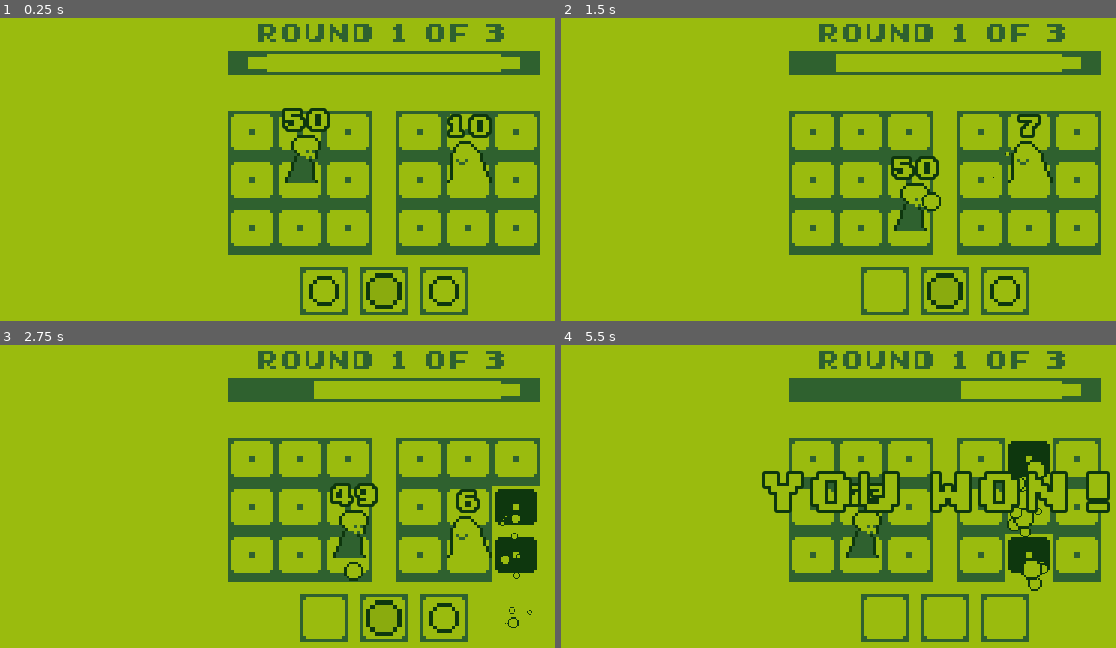
Above: before the commit, frames 1-4 (two rows, left to right).
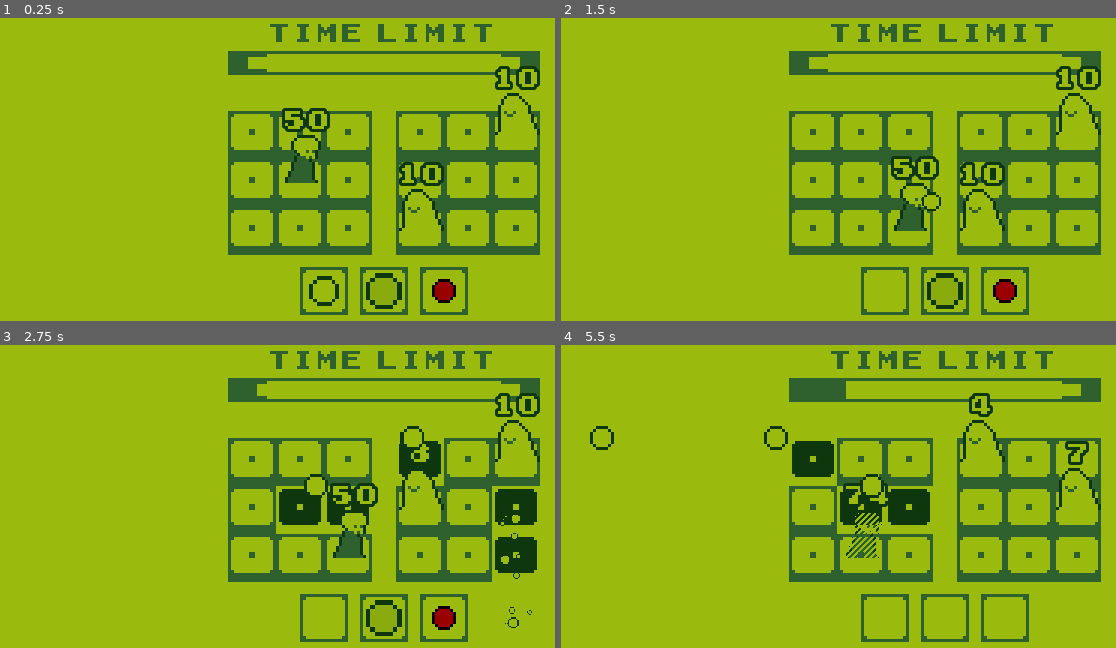
Above: after the commit, the same moments.

Repository: myshmeh/skullmanQuitsAJob
Game: Godot game, scene res://scenes/BattleField.tscn
Same seed, same stepped clock (60 frames per second), same inputs: the game is played once before the commit and once after it.
Inputs:
- Up to frame 1 (0.25 s): no input
- Up to frame 2 (1.5 s): tap Enter (ui_accept) at 0.5, 0.6, 0.77, 1.07 s; hold Right (ui_right) 0.53-1.28 s; hold Down (ui_down) from 1.28 s (still down); tap Z (use_item) at 1.35 s
- Up to frame 3 (2.75 s): tap Enter (ui_accept) at 1.52, 1.55, 1.82, 2.1 s; release Down (ui_down) at 2.03 s; hold Right (ui_right) from 2.03 s (still down)
- Up to frame 4 (5.5 s): release Right (ui_right) at 2.78 s; hold Up (ui_up) 2.78-3.53 s; tap Z (use_item) at 2.85, 4.35 s; tap Enter (ui_accept) at 3.02, 3.05, 3.32, 3.6, 3.77, 4.07, 4.52, 4.55, 4.82, 5.1 s; hold Left (ui_left) 3.53-5.03 s; hold Down (ui_down) from 5.03 s (still down)

The runs differ from the first frame. In frame 1, 3.7% of the frame differs, in the area x 46-98%, y 1-96%; in frame 2, 3.8%; in frame 3, 7.1%; in frame 4, 12%, in the area x 5-99%, y 1-82%.

Commit message:
created reload scene

Diff:
--- a/scenes/BattleField.tscn
+++ b/scenes/BattleField.tscn
@@ -18,7 +18,7 @@
 
 [node name="TimeBar" parent="." instance=ExtResource( 2 )]
 position = Vector2( 128, 40 )
-elapsed_time_max = 10.0
+elapsed_time_max = 30.0
 
 [node name="ItemBoxes" type="Node2D" parent="."]
 position = Vector2( 128, 116 )
@@ -43,4 +43,11 @@
 [node name="EnemyWrapper" type="Node2D" parent="."]
 
 [node name="Slime" parent="EnemyWrapper" instance=ExtResource( 6 )]
-position = Vector2( 156, 80 )
+position = Vector2( 172, 64 )
+start_pure_position_x = 2
+start_pure_position_y = 0
+
+[node name="Slime2" parent="EnemyWrapper" instance=ExtResource( 6 )]
+position = Vector2( 140, 96 )
+start_pure_position_x = 0
+start_pure_position_y = 2
--- /dev/null
+++ b/scenes/BombInReloadScene.tscn
@@ -0,0 +1,13 @@
+[gd_scene load_steps=2 format=2]
+
+[ext_resource path="res://images/environmentals/explosion_bit1.png" type="Texture" id=1]
+
+[node name="Bomb" type="TextureRect"]
+margin_left = -4.0
+margin_top = -4.0
+margin_right = 4.0
+margin_bottom = 4.0
+texture = ExtResource( 1 )
+__meta__ = {
+"_edit_use_anchors_": false
+}
--- a/scenes/CollidableExplosion.tscn
+++ b/scenes/CollidableExplosion.tscn
@@ -3,16 +3,19 @@
 [ext_resource path="res://scripts/CollidableExplosion.gd" type="Script" id=1]
 [ext_resource path="res://scenes/Explosion.tscn" type="PackedScene" id=2]
 
-[sub_resource type="GDScript" id=2]
+[sub_resource type="GDScript" id=1]
 script/source = "extends \"res://scripts/Damagable.gd\"
 
 onready var collision_shape_2d = $CollisionShape2D
+
+func _ready():
+	power = Global.BOMB_DAMAGE_VALUE
 
 func do_after_damaged():
 	collision_shape_2d.set_deferred(\"disabled\", true)
 "
 
-[sub_resource type="RectangleShape2D" id=1]
+[sub_resource type="RectangleShape2D" id=2]
 extents = Vector2( 7, 7 )
 
 [node name="CollidableExplosion" instance=ExtResource( 2 )]
@@ -25,8 +28,8 @@
 [node name="RigidBody2D" type="RigidBody2D" parent="." index="1"]
 collision_mask = 6
 mode = 3
-script = SubResource( 2 )
+script = SubResource( 1 )
 power = 5
 
 [node name="CollisionShape2D" type="CollisionShape2D" parent="RigidBody2D" index="0"]
-shape = SubResource( 1 )
+shape = SubResource( 2 )
--- /dev/null
+++ b/scenes/InvincibleSuit.tscn
@@ -0,0 +1,17 @@
+[gd_scene load_steps=4 format=2]
+
+[ext_resource path="res://scenes/Item.tscn" type="PackedScene" id=1]
+[ext_resource path="res://images/environmentals/explosion_bit1.png" type="Texture" id=2]
+[ext_resource path="res://scripts/InvincibleSuit.gd" type="Script" id=3]
+
+[node name="InvincibleSuit" instance=ExtResource( 1 )]
+script = ExtResource( 3 )
+
+[node name="Sprite" type="Sprite" parent="ItemInUI" index="0"]
+modulate = Color( 1, 0, 0, 1 )
+texture = ExtResource( 2 )
+
+[node name="Timer" type="Timer" parent="ItemInBattleField" index="0"]
+wait_time = 5.0
+one_shot = true
+[connection signal="timeout" from="ItemInBattleField/Timer" to="." method="_on_Timer_timeout"]
--- /dev/null
+++ b/scenes/InvincibleSuitInReloadScene.tscn
@@ -0,0 +1,13 @@
+[gd_scene load_steps=2 format=2]
+
+[ext_resource path="res://images/environmentals/explosion_bit1.png" type="Texture" id=1]
+
+[node name="Invincible Suit" type="TextureRect"]
+margin_left = -4.0
+margin_top = -4.0
+margin_right = 4.0
+margin_bottom = 4.0
+texture = ExtResource( 1 )
+__meta__ = {
+"_edit_use_anchors_": false
+}
--- a/scenes/Player.tscn
+++ b/scenes/Player.tscn
@@ -1,14 +1,15 @@
-[gd_scene load_steps=7 format=2]
+[gd_scene load_steps=8 format=2]
 
 [ext_resource path="res://images/player/player.png" type="Texture" id=1]
 [ext_resource path="res://scripts/Player.gd" type="Script" id=2]
 [ext_resource path="res://scenes/Gun.tscn" type="PackedScene" id=3]
 [ext_resource path="res://Early GameBoy.ttf" type="DynamicFontData" id=4]
+[ext_resource path="res://shaders/materials/Player.tres" type="Material" id=5]
 
-[sub_resource type="RectangleShape2D" id=1]
+[sub_resource type="RectangleShape2D" id=3]
 extents = Vector2( 8, 8 )
 
-[sub_resource type="DynamicFont" id=2]
+[sub_resource type="DynamicFont" id=4]
 size = 8
 outline_size = 1
 font_data = ExtResource( 4 )
@@ -18,6 +19,7 @@
 script = ExtResource( 2 )
 
 [node name="Sprite" type="Sprite" parent="."]
+material = ExtResource( 5 )
 position = Vector2( 2, -8 )
 texture = ExtResource( 1 )
 
--- /dev/null
+++ b/scenes/Pointer.tscn
@@ -0,0 +1,21 @@
+[gd_scene load_steps=3 format=2]
+
+[ext_resource path="res://scripts/Pointer.gd" type="Script" id=1]
+[ext_resource path="res://images/user_interfaces/pointer.png" type="Texture" id=2]
+
+[node name="Pointer" type="Control"]
+script = ExtResource( 1 )
+__meta__ = {
+"_edit_use_anchors_": false
+}
+
+[node name="TextureRect" type="TextureRect" parent="."]
+margin_left = -12.0
+margin_top = -12.0
+margin_right = 12.0
+margin_bottom = 12.0
+texture = ExtResource( 2 )
+expand = true
+__meta__ = {
+"_edit_use_anchors_": false
+}
--- /dev/null
+++ b/scenes/PotionInReloadScene.tscn
@@ -0,0 +1,13 @@
+[gd_scene load_steps=2 format=2]
+
+[ext_resource path="res://images/environmentals/explosion_bit1.png" type="Texture" id=1]
+
+[node name="Potion" type="TextureRect"]
+margin_left = -4.0
+margin_top = -4.0
+margin_right = 4.0
+margin_bottom = 4.0
+texture = ExtResource( 1 )
+__meta__ = {
+"_edit_use_anchors_": true
+}
--- /dev/null
+++ b/scenes/ReloadPhaseManager.tscn
@@ -0,0 +1,207 @@
+[gd_scene load_steps=13 format=2]
+
+[ext_resource path="res://scripts/ReloadPhaseManager.gd" type="Script" id=1]
+[ext_resource path="res://scenes/PotionInReloadScene.tscn" type="PackedScene" id=2]
+[ext_resource path="res://images/user_interfaces/item_box.png" type="Texture" id=3]
+[ext_resource path="res://Early GameBoy.ttf" type="DynamicFontData" id=4]
+[ext_resource path="res://scripts/Selectable.gd" type="Script" id=5]
+[ext_resource path="res://scenes/InvincibleSuitInReloadScene.tscn" type="PackedScene" id=6]
+[ext_resource path="res://scenes/BombInReloadScene.tscn" type="PackedScene" id=7]
+[ext_resource path="res://scenes/Pointer.tscn" type="PackedScene" id=8]
+[ext_resource path="res://scenes/Background.tscn" type="PackedScene" id=9]
+
+[sub_resource type="DynamicFont" id=3]
+size = 8
+font_data = ExtResource( 4 )
+
+[sub_resource type="DynamicFont" id=2]
+size = 6
+font_data = ExtResource( 4 )
+
+[sub_resource type="DynamicFont" id=1]
+size = 8
+font_data = ExtResource( 4 )
+
+[node name="ReloadPhaseManager" type="Node"]
+script = ExtResource( 1 )
+
+[node name="Background" parent="." instance=ExtResource( 9 )]
+
+[node name="UI" type="Control" parent="."]
+anchor_right = 1.0
+anchor_bottom = 1.0
+__meta__ = {
+"_edit_use_anchors_": false
+}
+
+[node name="Guide" type="Control" parent="UI"]
+anchor_top = 0.0666667
+anchor_right = 1.0
+anchor_bottom = 0.213333
+__meta__ = {
+"_edit_use_anchors_": true
+}
+
+[node name="Label" type="Label" parent="UI/Guide"]
+anchor_right = 1.0
+anchor_bottom = 1.0
+custom_fonts/font = SubResource( 3 )
+custom_colors/font_color = Color( 0.188235, 0.384314, 0.188235, 1 )
+text = "select 3 items"
+align = 1
+valign = 1
+__meta__ = {
+"_edit_use_anchors_": false
+}
+
+[node name="ItemContainer" type="HBoxContainer" parent="UI"]
+anchor_left = 0.40625
+anchor_top = 0.746667
+anchor_right = 0.78125
+anchor_bottom = 0.906667
+margin_top = -80.0
+margin_right = -64.0
+margin_bottom = -96.0
+rect_scale = Vector2( 1.5, 1.5 )
+alignment = 1
+__meta__ = {
+"_edit_use_anchors_": false
+}
+
+[node name="Bomb" parent="UI/ItemContainer" instance=ExtResource( 7 )]
+margin_left = 0.0
+margin_top = 0.0
+margin_right = 8.0
+margin_bottom = 8.0
+script = ExtResource( 5 )
+
+[node name="BombAmount" type="Label" parent="UI/ItemContainer/Bomb"]
+anchor_left = 0.166666
+anchor_top = 0.0416667
+anchor_right = 1.16667
+anchor_bottom = 2.66667
+rect_pivot_offset = Vector2( 12, 16 )
+custom_fonts/font = SubResource( 2 )
+custom_colors/font_color = Color( 0.188235, 0.384314, 0.188235, 1 )
+text = "3
+"
+align = 1
+valign = 1
+__meta__ = {
+"_edit_use_anchors_": true
+}
+
+[node name="Potion" parent="UI/ItemContainer" instance=ExtResource( 2 )]
+margin_left = 12.0
+margin_top = 0.0
+margin_right = 20.0
+margin_bottom = 8.0
+script = ExtResource( 5 )
+
+[node name="PotionAmount" type="Label" parent="UI/ItemContainer/Potion"]
+anchor_left = 0.166666
+anchor_top = -7.15256e-07
+anchor_right = 1.16667
+anchor_bottom = 2.625
+rect_pivot_offset = Vector2( 12, 16 )
+custom_fonts/font = SubResource( 2 )
+custom_colors/font_color = Color( 0.188235, 0.384314, 0.188235, 1 )
+text = "3
+"
+align = 1
+valign = 1
+__meta__ = {
+"_edit_use_anchors_": true
+}
+
+[node name="Invincible Suit" parent="UI/ItemContainer" instance=ExtResource( 6 )]
+margin_left = 24.0
+margin_top = 0.0
+margin_right = 32.0
+margin_bottom = 8.0
+script = ExtResource( 5 )
+
+[node name="InvincibleSuitAmount" type="Label" parent="UI/ItemContainer/Invincible Suit"]
+anchor_left = 0.166665
+anchor_top = -7.15256e-07
+anchor_right = 1.16667
+anchor_bottom = 2.625
+rect_pivot_offset = Vector2( 12, 16 )
+custom_fonts/font = SubResource( 2 )
+custom_colors/font_color = Color( 0.188235, 0.384314, 0.188235, 1 )
+text = "3
+"
+align = 1
+valign = 1
+__meta__ = {
+"_edit_use_anchors_": true
+}
+
+[node name="Description" type="Control" parent="UI"]
+anchor_left = 0.203125
+anchor_top = 0.373333
+anchor_right = 0.796875
+anchor_bottom = 0.72
+__meta__ = {
+"_edit_use_anchors_": true
+}
+
+[node name="Label" type="Label" parent="UI/Description"]
+anchor_right = 1.0
+anchor_bottom = 1.0
+margin_top = 2.0
+margin_bottom = 2.0
+custom_fonts/font = SubResource( 1 )
+custom_colors/font_color = Color( 0.188235, 0.384314, 0.188235, 1 )
+text = "bomb:
+blows 3 vertical lines with 5 LP damage."
+autowrap = true
+__meta__ = {
+"_edit_use_anchors_": false
+}
+
+[node name="ItemBoxContainer" type="HBoxContainer" parent="UI"]
+anchor_left = 0.335938
+anchor_top = 0.746667
+anchor_right = 0.773438
+anchor_bottom = 0.96
+margin_right = -56.0
+margin_bottom = -16.0
+rect_scale = Vector2( 1.5, 1.5 )
+__meta__ = {
+"_edit_use_anchors_": true
+}
+
+[node name="ItemBox1" type="TextureRect" parent="UI/ItemBoxContainer"]
+margin_right = 16.0
+margin_bottom = 16.0
+texture = ExtResource( 3 )
+script = ExtResource( 5 )
+__meta__ = {
+"_edit_use_anchors_": false
+}
+type_key = "item_box"
+
+[node name="ItemBox2" type="TextureRect" parent="UI/ItemBoxContainer"]
+margin_left = 20.0
+margin_right = 36.0
+margin_bottom = 16.0
+texture = ExtResource( 3 )
+script = ExtResource( 5 )
+__meta__ = {
+"_edit_use_anchors_": false
+}
+type_key = "item_box"
+
+[node name="ItemBox3" type="TextureRect" parent="UI/ItemBoxContainer"]
+margin_left = 40.0
+margin_right = 56.0
+margin_bottom = 16.0
+texture = ExtResource( 3 )
+script = ExtResource( 5 )
+__meta__ = {
+"_edit_use_anchors_": false
+}
+type_key = "item_box"
+
+[node name="Pointer" parent="." instance=ExtResource( 8 )]
--- /dev/null
+++ b/scenes/Slectable.tscn
@@ -0,0 +1,6 @@
+[gd_scene load_steps=2 format=2]
+
+[ext_resource path="res://scripts/Selectable.gd" type="Script" id=1]
+
+[node name="Slectable" type="Node"]
+script = ExtResource( 1 )
--- a/scenes/TimeBar.tscn
+++ b/scenes/TimeBar.tscn
@@ -32,7 +32,7 @@
 margin_bottom = -4.0
 custom_fonts/font = SubResource( 1 )
 custom_colors/font_color = Color( 0.188235, 0.384314, 0.188235, 1 )
-text = "round 1 of 3"
+text = "time limit"
 align = 1
 valign = 1
 __meta__ = {
--- a/scripts/BattleField.gd
+++ b/scripts/BattleField.gd
@@ -10,6 +10,7 @@
 onready var win_message = preload("res://scenes/WinMessage.tscn")
 onready var potion = preload("res://scenes/Potion.tscn")
 onready var bomb = preload("res://scenes/Bomb.tscn")
+onready var invincible_suit = preload("res://scenes/InvincibleSuit.tscn")
 var won: bool
 var items: Array
 
@@ -25,7 +26,19 @@
 		enemy.position = enemy.amplify_pure_position(enemy.pure_position, enemy.offset_position, Global.TILE_WIDTH)
 		enemy.connect("enemy_dead", self, "on_Enemy_enemy_dead")
 	won = false
-	set_items([bomb, potion, bomb])
+	if Global.get_scene_parameter():
+		var item_nums = Global.get_scene_parameter()
+		var item_scenes = []
+		for num in item_nums:
+			if num == Global.Items.BOMB:
+				item_scenes.push_back(bomb)
+			if num == Global.Items.POTION:
+				item_scenes.push_back(potion)
+			if num == Global.Items.INVINCIBLE_SUIT:
+				item_scenes.push_back(invincible_suit)
+		set_items(item_scenes)
+	else:
+		set_items([bomb, potion, invincible_suit])
 
 func _process(delta):
 	if enemy_wrapper.get_child_count() == 0 && !won:
--- a/scripts/Global.gd
+++ b/scripts/Global.gd
@@ -1,8 +1,46 @@
 extends Node2D
 
-var TILE_WIDTH: int = 16
-var TILE_NUM_X: int = 3
-var TILE_NUM_Y: int = 3
+const TILE_WIDTH: int = 16
+const TILE_NUM_X: int = 3
+const TILE_NUM_Y: int = 3
+const BOMB_DAMAGE_VALUE: int = 5
+const POTION_CURE_VALUE: int = 25
+const INVINCIBLE_SUIT_DURATION: int = 5
+enum Selectables {
+	ITEM_BOX,
+	ITEM
+}
+enum Items {
+	BOMB,
+	POTION,
+	INVINCIBLE_SUIT
+}
+const ItemNameDict: Dictionary = {
+	Items.BOMB: "Bomb",
+	Items.POTION: "Potion",
+	Items.INVINCIBLE_SUIT: "Invincible Suit"
+}
+const ItemNumDict: Dictionary = {
+	"Bomb": Items.BOMB,
+	"Potion": Items.POTION,
+	"Invincible Suit": Items.INVINCIBLE_SUIT
+}
+const ReloadPhaseGuides: Dictionary = {
+	"not_all_selected": "select 3 items",
+	"all_selected": "press a button to start"
+}
+const DESCRIPTIONS: Dictionary = {
+	"Bomb": "bomb:\nblows 3 vertical lines with %s LP damage." % BOMB_DAMAGE_VALUE,
+	"Potion": "potion:\ncures %s LP." % POTION_CURE_VALUE,
+	"Invincible Suit": "invincible suit:\ntakes no damage for %s seconds." % INVINCIBLE_SUIT_DURATION
+}
+var scene_parameter
+
+func set_scene_parameter(value):
+	scene_parameter = value
+
+func get_scene_parameter():
+	return scene_parameter
 
 func instantiate_node(scene, node_position: Vector2) -> Node2D:
 	var main = get_tree().current_scene
--- /dev/null
+++ b/scripts/InvincibleSuit.gd
@@ -0,0 +1,21 @@
+extends "res://scripts/Item.gd"
+
+onready var timer = $ItemInBattleField/Timer
+var player
+
+func _ready():
+	timer.wait_time = Global.INVINCIBLE_SUIT_DURATION
+
+func use(player: Node2D):
+	item_in_ui.visible = false
+	if !player.has_method("enable_invincible_body"):
+		return
+	player.enable_invincible_body()
+	timer.start()
+	self.player = player
+
+func _on_Timer_timeout():
+	queue_free()
+	if !player.has_method("disable_invincible_body"):
+		return
+	player.disable_invincible_body()
--- a/scripts/Player.gd
+++ b/scripts/Player.gd
@@ -1,5 +1,6 @@
 extends Node2D
 
+onready var sprite = $Sprite
 export var start_pure_position_x: int = 1
 export var start_pure_position_y: int = 1
 export var life_max: int = 50
@@ -9,6 +10,7 @@
 var velocity: Vector2
 var pure_position: Vector2
 var offset_position: Vector2
+var invincible: bool
 signal attack_collided(position)
 signal use_item()
 
@@ -18,6 +20,7 @@
 	offset_position = Vector2.ZERO
 	life = life_max
 	life_indicator.text = String(life)
+	invincible = false
 
 func _process(delta):
 	velocity = translate_input_to_velocity()
@@ -59,6 +62,8 @@
 	)
 
 func _on_Player_body_entered(body):
+	if invincible:
+		return
 	emit_signal("attack_collided", position)
 	if !body.has_method("get_power"):
 		printerr(body.name, " does not have a method 'get_power'. consider to extend the Damagable.gd script")
@@ -87,3 +92,11 @@
 
 func die():
 	print("player is dead")
+
+func enable_invincible_body():
+	invincible = true
+	sprite.material.set_shader_param("active", true)
+
+func disable_invincible_body():
+	invincible = false
+	sprite.material.set_shader_param("active", false)
--- /dev/null
+++ b/scripts/Pointer.gd
@@ -0,0 +1,53 @@
+extends Node
+
+var width: int
+var height: int
+export var pointer: int = 0
+export var zoom_interval: float = 0.5
+export var zoom_scale: float = 1.1
+var time: float = 0.0
+var zoomed: bool = false
+
+func _process(delta):
+	time += delta
+	if time > zoom_interval && !zoomed:
+		time = 0.0
+		zoomed = true
+		self.rect_scale = Vector2.ONE * zoom_scale
+	elif time > zoom_interval && zoomed:
+		time = 0.0
+		zoomed = false
+		self.rect_scale = Vector2.ONE
+
+# call this before using any other custom methods here
+func init(width: int, height: int, initial_pointer_val: int):
+	self.width = width
+	self.height = height
+	self.pointer = initial_pointer_val
+
+func move_up():
+	if pointer - width < 0:
+		pointer = width * (height - 1) + pointer % width
+		return
+	pointer -= width
+
+func move_down():
+	if pointer + width > width * height - 1:
+		pointer = pointer % width
+		return
+	pointer += width
+
+func move_left():
+	if pointer % width == 0:
+		pointer += width - 1
+		return
+	pointer -= 1
+
+func move_right():
+	if pointer % width == width - 1:
+		pointer -= width - 1
+		return
+	pointer += 1
+
+func to_vec2() -> Vector2:
+	return Vector2(pointer % width, pointer / width)
--- a/scripts/Potion.gd
+++ b/scripts/Potion.gd
@@ -1,8 +1,8 @@
 extends "res://scripts/Item.gd"
 
-export var value: int = 25
 export var offset_y: float = -8
 onready var potion_fx: Particles2D = $ItemInBattleField/PotionFx
+const value: int = Global.POTION_CURE_VALUE
 var used: bool
 
 func _ready():
--- /dev/null
+++ b/scripts/ReloadPhaseManager.gd
@@ -0,0 +1,118 @@
+extends Node
+
+onready var bomb = preload("res://scenes/BombInReloadScene.tscn")
+onready var potion = preload("res://scenes/PotionInReloadScene.tscn")
+onready var invincible_suit = preload("res://scenes/InvincibleSuitInReloadScene.tscn")
+onready var item_box_container = $UI/ItemBoxContainer
+onready var item_container = $UI/ItemContainer
+onready var pointer = $Pointer
+onready var description_label = $UI/Description/Label
+onready var guide_label = $UI/Guide/Label
+var selectables: Array
+var item_boxes: Array
+var all_selected: bool
+
+func _ready():
+	selectables = [[], []]
+	for item in item_container.get_children():
+		selectables[Global.Selectables.ITEM].push_back(item)
+		item.get_child(0).text = String(item.num)
+	item_boxes = item_box_container.get_children()
+	for item_box in item_boxes:
+		selectables[Global.Selectables.ITEM_BOX].push_back(item_box)
+	pointer.init(selectables[0].size(), selectables.size(), 3)
+	guide_label.text = Global.ReloadPhaseGuides.not_all_selected
+	all_selected = false
+
+func _process(delta):
+	if Input.is_action_just_pressed("ui_up"):
+		pointer.move_up()
+		description_label.text = get_description(get_selectable(selectables, pointer))
+	if Input.is_action_just_pressed("ui_down"):
+		pointer.move_down()
+		description_label.text = get_description(get_selectable(selectables, pointer))
+	if Input.is_action_just_pressed("ui_left"):
+		pointer.move_left()
+		description_label.text = get_description(get_selectable(selectables, pointer))
+	if Input.is_action_just_pressed("ui_right"):
+		pointer.move_right()
+		description_label.text = get_description(get_selectable(selectables, pointer))
+	if Input.is_action_just_pressed("ui_accept"):
+		var selectable = get_selectable(selectables, pointer)
+		if selectable.type == Global.Selectables.ITEM_BOX && selectable.get_child_count() > 0:
+			selectable.get_child(0).queue_free()
+			var selectable_child = selectable.get_child(0)
+			for item in item_container.get_children():
+				print(item.name, selectable_child.name)
+				if item.name != selectable_child.name:
+					continue
+				item.num += 1
+				item.get_child(0).text = String(item.num)
+			return
+		if all_selected:
+			Global.set_scene_parameter(get_selected_items(item_boxes))
+			get_tree().change_scene("res://scenes/BattleField.tscn")
+			return
+		if selectable.type == Global.Selectables.ITEM && selectable.num > 0:
+			for item_box in item_boxes:
+				if item_box.get_child_count() > 0:
+					continue
+				var ins
+				if selectable.name == Global.ItemNameDict.get(Global.Items.BOMB):
+					ins = bomb.instance()
+				if selectable.name == Global.ItemNameDict.get(Global.Items.POTION):
+					ins = potion.instance()
+				if selectable.name == Global.ItemNameDict.get(Global.Items.INVINCIBLE_SUIT):
+					ins = invincible_suit.instance()
+				item_box.add_child(ins)
+				selectable.num -= 1
+				if selectable.num < 0:
+					selectable.num = 0
+				selectable.get_child(0).text = String(selectable.num)
+				return
+	pointer.rect_global_position = get_pointer_position(pointer, selectables)
+
+	if is_all_selected(item_boxes):
+		all_selected = true
+		guide_label.text = Global.ReloadPhaseGuides.all_selected
+	else:
+		all_selected = false
+		guide_label.text = Global.ReloadPhaseGuides.not_all_selected
+
+func is_all_selected(item_boxes: Array) -> bool:
+	return get_selected_item_count(item_boxes) == item_boxes.size()
+
+func get_selected_item_count(item_boxes: Array) -> int:
+	var count: int = 0
+	for item_box in item_boxes:
+		if item_box.get_child_count() == 0:
+			continue
+		count += 1
+	return count
+
+# returns Items enum array
+func get_selected_items(item_boxes: Array) -> Array:
+	var items: Array = []
+	for item_box in item_boxes:
+		if item_box.get_child_count() == 0:
+			continue
+		items.push_back(Global.ItemNumDict.get(item_box.get_child(0).name))
+	return items
+
+func get_pointer_position(pointer: Control, selectables: Array) -> Vector2:
+	var selectables_index = pointer.to_vec2()
+	var selectable = selectables[selectables_index.y][selectables_index.x]
+	var selectable_position = selectable.rect_global_position
+	var selectable_size = selectable.rect_size * selectable.rect_scale * selectable.get_parent().rect_scale
+	return Vector2(selectable_position.x + selectable_size.x * 0.5, selectable_position.y + selectable_size.y * 0.5)
+
+func get_selectable(selectables: Array, pointer: Control) -> Control:
+	var pointer_index = pointer.to_vec2()
+	return selectables[pointer_index.y][pointer_index.x]
+
+func get_description(selectable: Control) -> String:
+	if selectable.type == Global.Selectables.ITEM:
+		return Global.DESCRIPTIONS.get(selectable.name)
+	if selectable.get_child_count() > 0:
+		return "%s:\n%s is selected" % [selectable.name, selectable.get_child(0).name]
+	return "%s:\nno item is selected" % selectable.name
--- /dev/null
+++ b/scripts/Selectable.gd
@@ -0,0 +1,29 @@
+extends Node
+
+export var type_key = 'item'
+export var num = 2
+const type_dict: Dictionary = {
+	"item": Global.Selectables.ITEM,
+	"item_box": Global.Selectables.ITEM_BOX
+}
+var type
+
+func _ready():
+	if !type_dict.has(type_key):
+		printerr(type_key, " is invalid key. set type_key from the following: ", type_dict.values())
+		return
+	type = type_dict.get(type_key)
+
+func is_item_box() -> bool:
+	return type == Global.Selectables.ITEM_BOX
+
+func attach_item(inst: Node):
+	if !is_item_box():
+		printerr("can't attach ", inst.name, " to this object")
+	add_child(inst)
+
+func detach_item(target_name: String):
+	var children = get_children()
+	for c in children:
+		if c.name == target_name:
+			c.queue_free()
--- a/scripts/TimeBar.gd
+++ b/scripts/TimeBar.gd
@@ -9,7 +9,6 @@
 
 func _ready():
 	init_elapsed_time()
-	label.text = "round 1 of 3"
 
 func _process(delta):
 	elapsed_time = tick(elapsed_time, delta)
--- /dev/null
+++ b/shaders/materials/Player.tres
@@ -0,0 +1,7 @@
+[gd_resource type="ShaderMaterial" load_steps=2 format=2]
+
+[ext_resource path="res://shaders/shader_scripts/Player.shader" type="Shader" id=1]
+
+[resource]
+shader = ExtResource( 1 )
+shader_param/active = false
--- /dev/null
+++ b/shaders/shader_scripts/Player.shader
@@ -0,0 +1,14 @@
+shader_type canvas_item;
+uniform bool active = false;
+
+float randi(vec2 coord) {
+	return fract(sin(dot(coord, vec2(50.0, 50.0))) * 0.0001);
+}
+
+void fragment(){
+	COLOR = texture(TEXTURE, UV);
+	if (active) {
+		vec2 offset = vec2(TIME * 0.5, TIME * 0.5);
+		COLOR = vec4(COLOR.rgb, COLOR.a * randi(UV + offset));
+	}
+}
Binary file added: images/pointer.aseprite
Binary file added: images/user_interfaces/pointer.png
Not shown, added: images/user_interfaces/pointer.png.import
Not shown: 2 places in scenes/Player.tscn that only renumber resources
